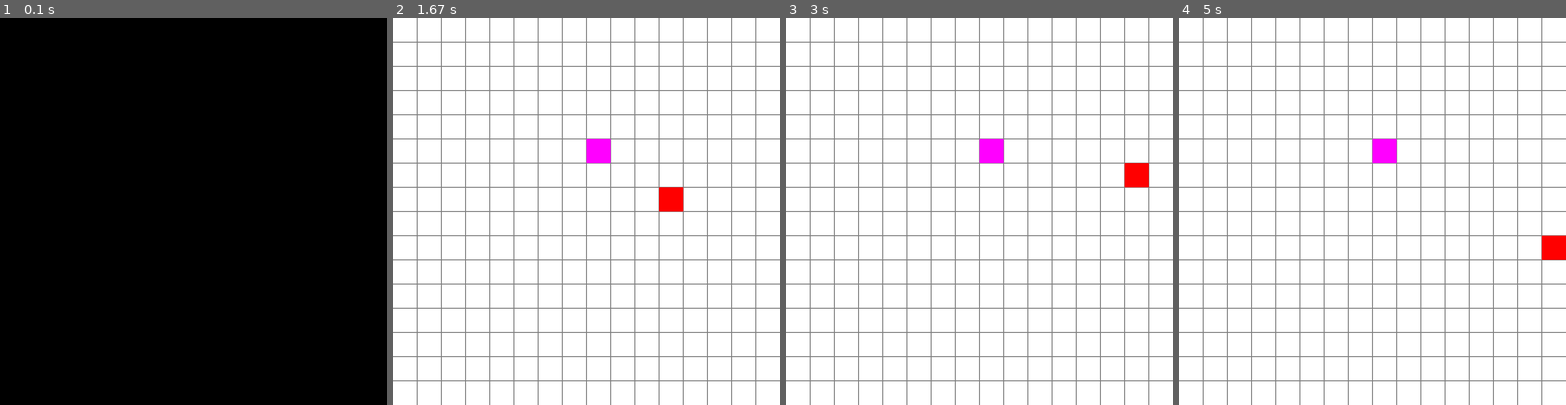
Above: before the commit, frames 1-4 (left to right).
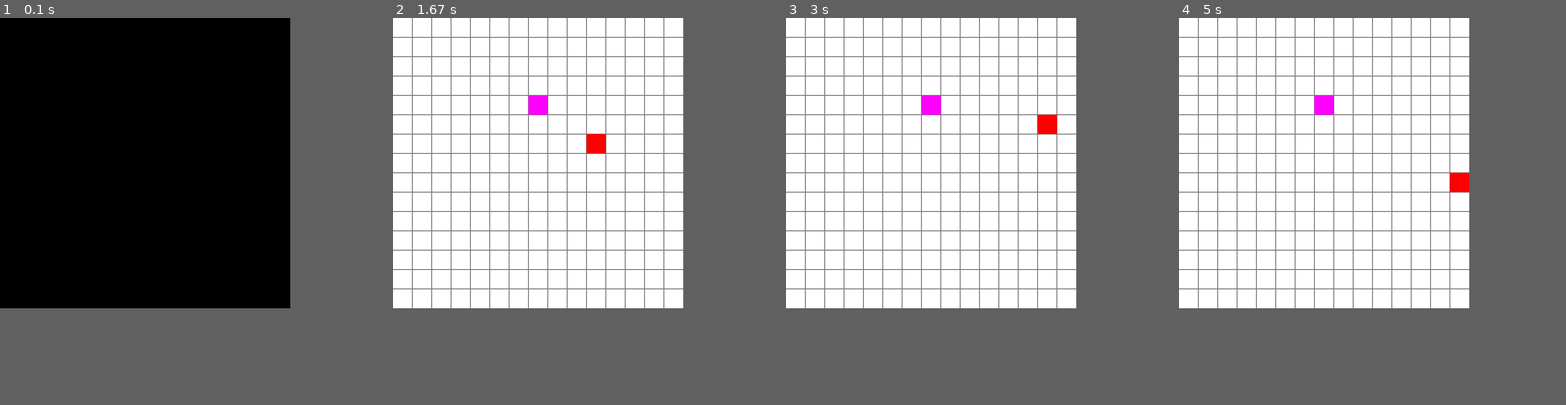
Above: after the commit, the same moments.

Repository: BordovskyiPavlo/Sneak-Pygame
Game: pygame game, started from Sneak.py
Same seed, same stepped clock (60 frames per second), same inputs: the game is played once before the commit and once after it.
Inputs:
- Up to frame 1 (0.1 s): no input
- Up to frame 2 (1.67 s): tap Enter at 0.33 s; hold W from 1.17 s (still down)
- Up to frame 3 (3 s): release W at 1.8 s; hold D 1.83-2.63 s; hold A from 2.67 s (still down)
- Up to frame 4 (5 s): release A at 3.55 s; hold S 3.58-4.52 s; hold A from 4.55 s (still down)
In our replay, the window is 800x800 before the commit and 600x600 after it. These sizes can differ from the game's own. Grey fills any space a smaller window leaves; there, only what the larger window draws over its background counts as a difference.

The runs differ from the first frame. In frame 1, only the window size differs. In frame 2, 12% of the frame differs, in the area x 0-100%, y 0-100%; in frame 3, 12%; in frame 4, 12%.

Commit message:
Add files via upload

Diff:
--- a/Sneak.py
+++ b/Sneak.py
@@ -1,20 +1,29 @@
 import pygame , random
 from pygame.locals import *
 pygame.init()
-col ,row ,size = 16 , 16 ,50
+col ,row ,size = 15 , 15 ,40
 time = 3
+
+#screen
 gamescreen = pygame.display.set_mode((col*size,row*size))
+background = pygame.Surface((col*size,row*size))
+background.fill((255,255,255))
+
 pygame.display.set_caption("Hello Sneak")
 clock = pygame.time.Clock()
-background = pygame.Surface((col*size,row*size))
-background.fill((255,255,255))
 online = True
+gameover = False
+Black = (0,0,0)
+
+#direction
 LEFT,RIGHT,UP,DOWN = 1,2,3,4
 direction = RIGHT
 update = direction
+
 body = [(col//2, row//2)]
 step = (1,0)
 length = 1
+score = length
 for i in range (1, col):
     pygame.draw.line(background,(128,128,128),(i*size-1,0),(i*size-1,row*size),2)
 for i in range (1, row):
@@ -27,15 +36,15 @@
             break
     return position
 food = random_position(body)
-def eat_food(length,time):
-    length += 1
-    time += 0.5
 
 def spawn_food(body):
     global food
     food = random_position(body)
 
-
+def score(score):
+    font = pygame.font.SysFont(None, 25)
+    text = font.render("Score: " + str(score), True, Black)
+    gamescreen.blit(text, (15, 15))
 def game_over(body):
     for i in range(1,length):
         if body[0] == body[i]:
@@ -51,20 +60,22 @@
             pygame.draw.rect(gamescreen, color, (pos[0] * size, pos[1] * size, size, size))
         game_over(body)
         pygame.display.flip()
-
 while online:
     clock.tick(time)
+    score(length)
     for event in pygame.event.get():
         if event.type == pygame.QUIT:
             online = False
         if event.type == pygame.KEYDOWN:
-            if event.key == pygame.K_a :
+            if event.key == pygame.K_ESCAPE:
+                pygame.quit()
+            if event.key == pygame.K_a:
                 update = LEFT
             elif event.key == pygame.K_d:
                 update = RIGHT
             elif event.key == pygame.K_w:
                 update = UP
-            elif event.key == pygame.K_s :
+            elif event.key == pygame.K_s:
                 update = DOWN
             if update == LEFT and direction != RIGHT:
                 direction = LEFT
@@ -75,17 +86,19 @@
             if update == DOWN and direction != UP:
                 direction = DOWN
             if direction == LEFT:
-                step = (-1,0)
+                step = (-1, 0)
             if direction == RIGHT:
-                step = (1,0)
+                step = (1, 0)
             if direction == UP:
-                step = (0,-1)
+                step = (0, -1)
             if direction == DOWN:
-                step = (0,1)
-    body.insert(0,body[0][:])
-    body[0] = (body[0][0] + step[0]) , (body[0][1] + step[1])
+                step = (0, 1)
+    body.insert(0, body[0][:])
+    body[0] = (body[0][0] + step[0]), (body[0][1] + step[1])
+    pygame.display.update()
     if body[0] == food:
-        food = random_position(body)
-        length+= 1
-        time+= 0.5
+        spawn_food(body)
+        length += 1
+        time += 0.5
+        pygame.display.update()
     control_length(body)
